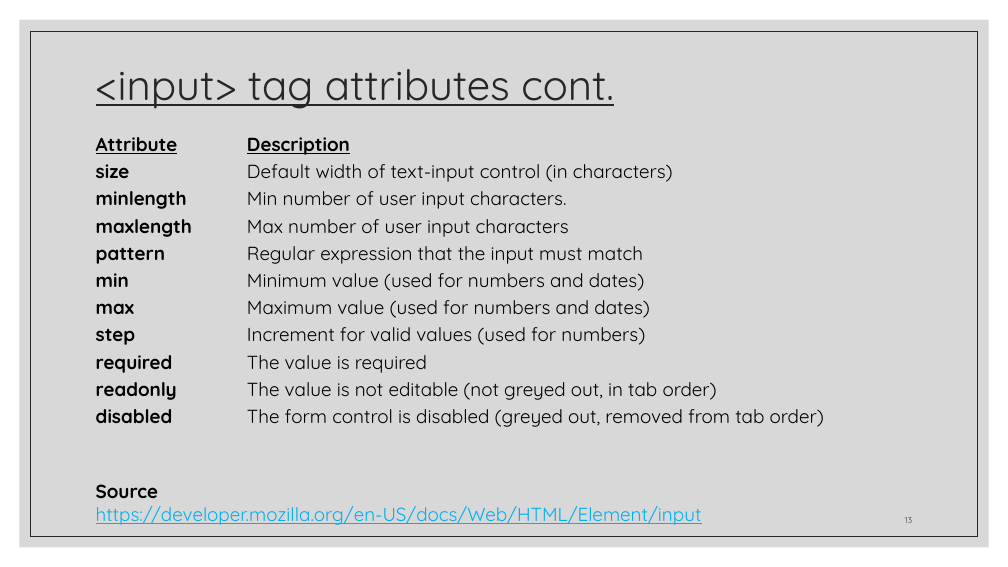
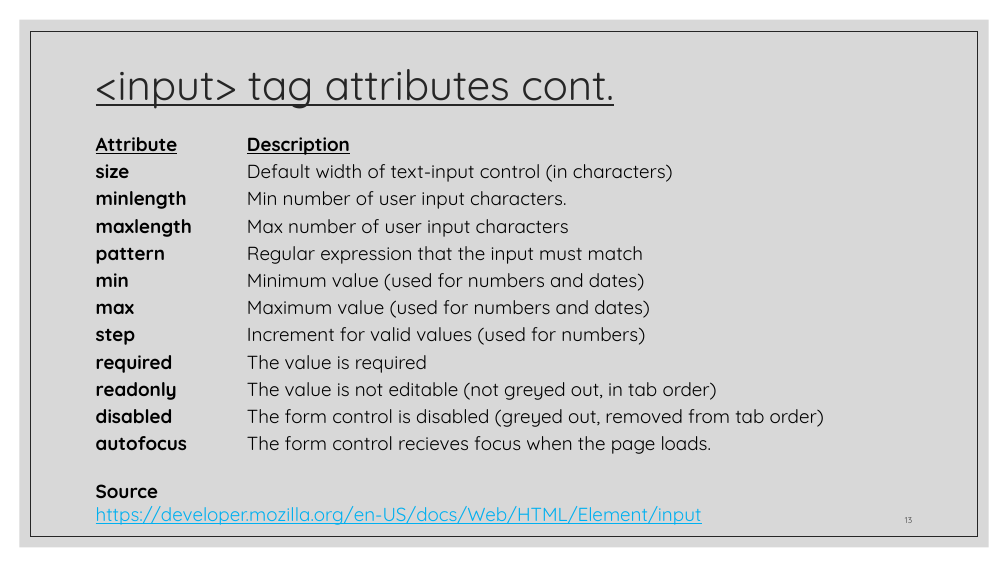
Before and after one commit to zackstotts/base-node-curriculum, a slide deck: slide 13 of unit_00/html_review/02 HTML Forms.pptx. Drawn at 1008x567 pixels with LibreOffice and Linux fonts; fonts in the diff are those of the drawing. Boxes give left, top, right and bottom in pixels: in the first picture for what was removed or moved away, otherwise in the second. Text is boxed around its words. In the diff, an @@ line names an element or a change of style, - is before the commit and + after.

```diff
--- a/unit_00/html_review/02 HTML Forms.pptx
+++ b/unit_00/html_review/02 HTML Forms.pptx
@@ text at (247,436,711,454): paragraph added @@
+autofocus The form control recieves focus when the page loads.
```
Also in this commit, not shown: 3 other slides changed, 9 slides added, 8 slides removed, 3 other files.
